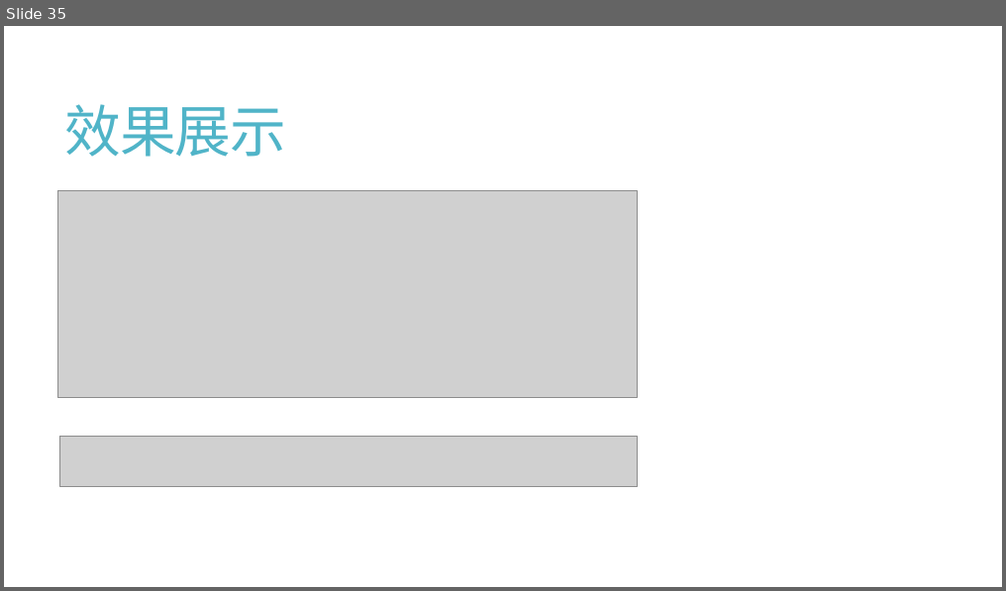
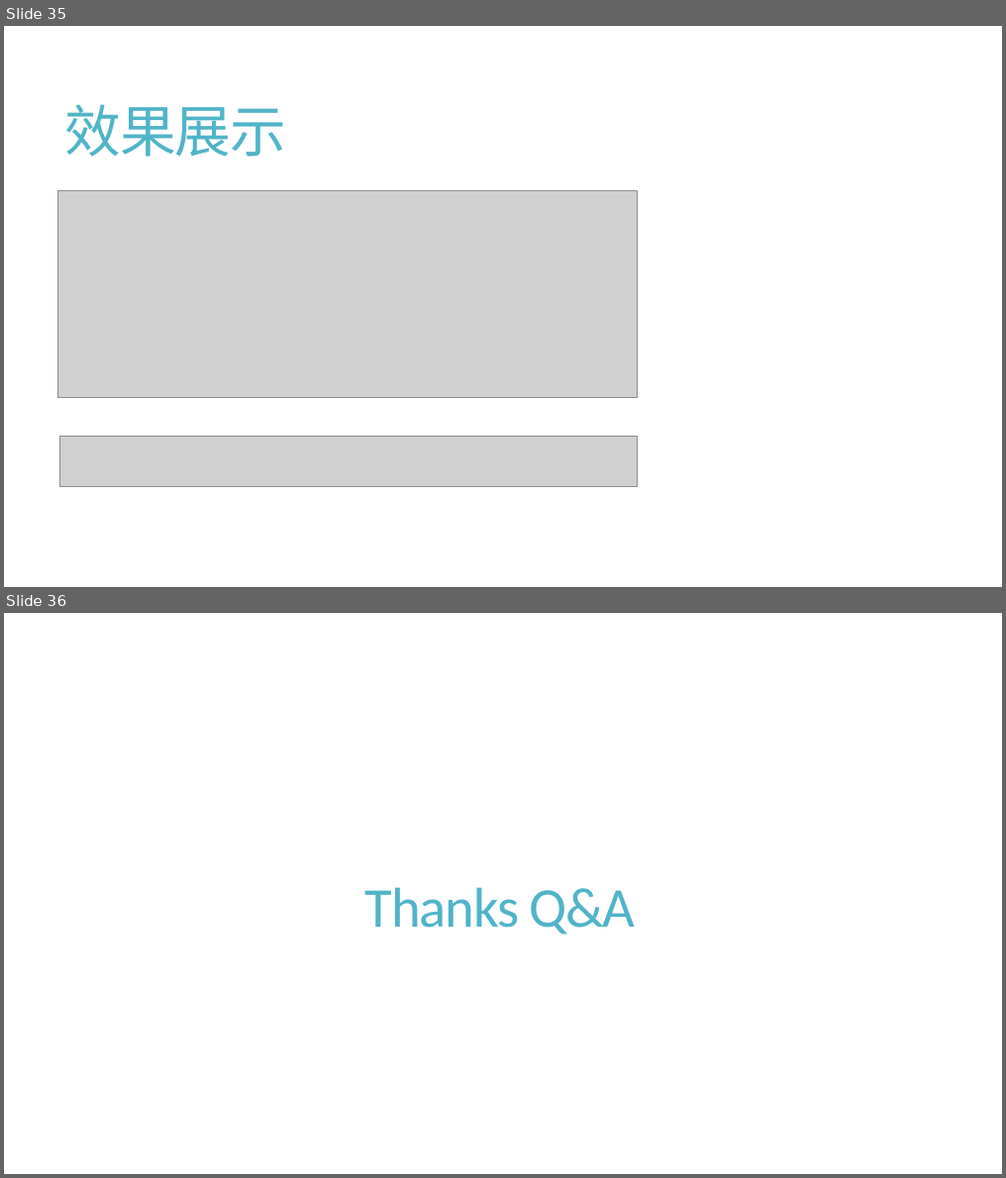
Before and after one commit to cxjyxxme/ucore_plus, a slide deck: final/课程设计结果报告.pptx. Shown one above the other, each under a label of ours: slide 35 before the commit, slides 35 and 36 after it. The pictures are 1006x591 and 1006x1178 pixels, drawn with LibreOffice and Linux fonts; fonts in the diff are those of the drawing; grey boxes stand for pictures. Boxes give left, top, right and bottom in pixels: in the first picture for what was removed or moved away, otherwise in the second. Text is boxed around its words. In the diff, an @@ line names an element or a change of style, - is before the commit and + after.

```diff
--- a/final/课程设计结果报告.pptx
+++ b/final/课程设计结果报告.pptx
@@ slide 36 added at [4, 613, 1002, 1174], background #FFFFFF @@
@@ title added at [365, 887, 636, 935], 54 pt, text #50B4C8 @@
+Thanks Q&A
```
Also in this commit, not shown: 4 slides changed.
